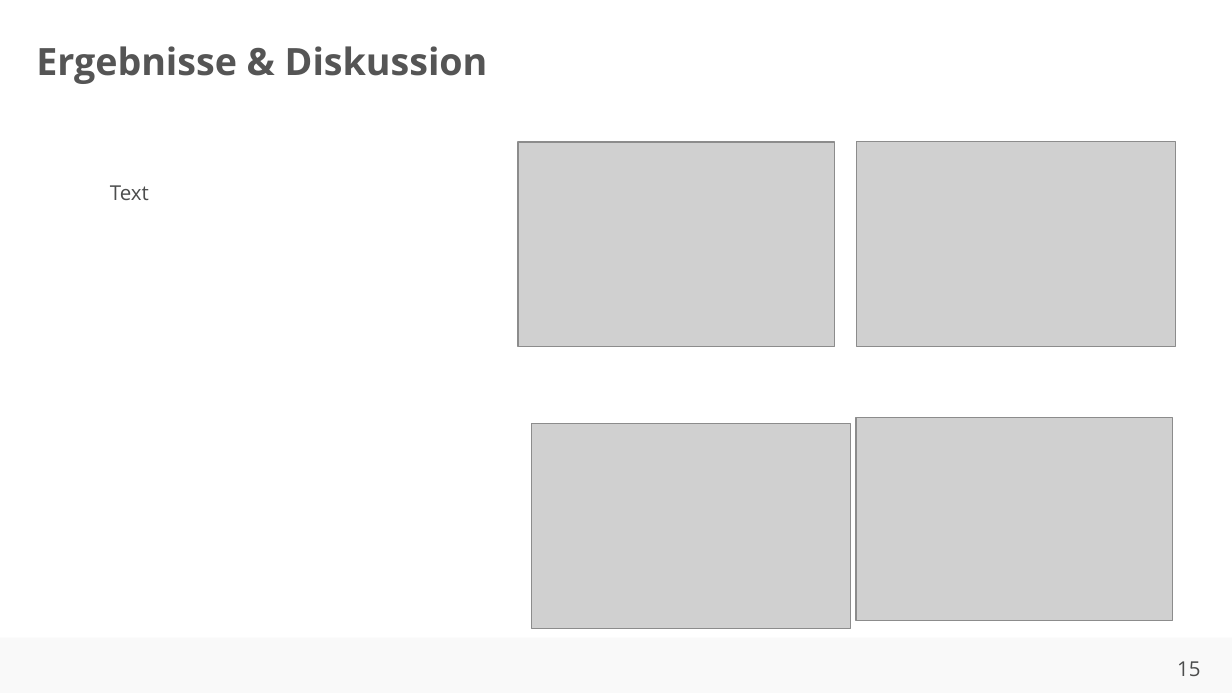
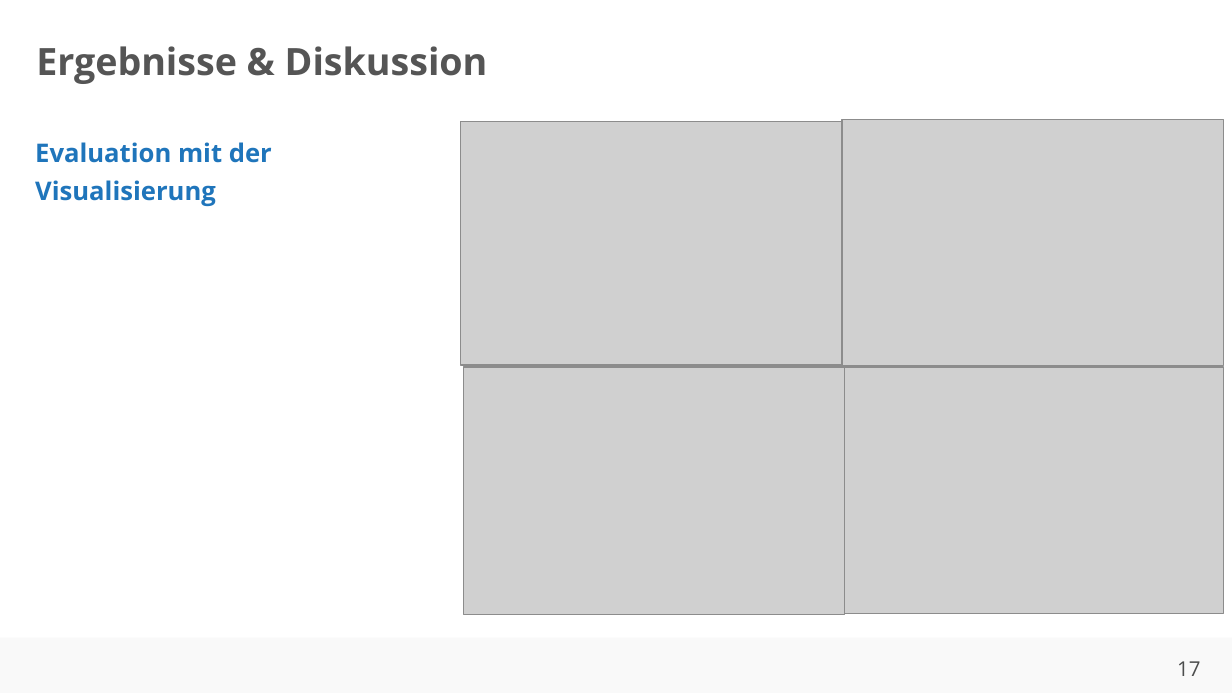
Before and after one commit to ahndavin/Abschlussarbeit_Bachelor, a slide deck: slide 17 of Kolloquium/Kolloquium.pptx (slide 15 before the commit). Drawn at 1232x693 pixels with LibreOffice and Linux fonts; fonts in the diff are those of the drawing; grey boxes stand for pictures; background and template pictures are left out. Boxes give left, top, right and bottom in pixels: in the first picture for what was removed or moved away, otherwise in the second. Text is boxed around its words. In the diff, an @@ line names an element or a change of style, - is before the commit and + after.

```diff
--- a/Kolloquium/Kolloquium.pptx
+++ b/Kolloquium/Kolloquium.pptx
@@ text added at (x1=35, y1=142, x2=272, y2=206), 15 pt, text #1F75BB, bold @@
+Evaluation mit der Visualisierung
@@ picture resized from (x1=519, y1=142, x2=835, y2=346) to (x1=461, y1=122, x2=841, y2=366) @@
@@ picture resized from (x1=856, y1=142, x2=1175, y2=346) to (x1=841, y1=120, x2=1222, y2=366) @@
@@ text removed at (x1=110, y1=185, x2=149, y2=200) @@
-Text
@@ picture resized from (x1=531, y1=424, x2=850, y2=628) to (x1=463, y1=367, x2=844, y2=615) @@
@@ picture resized from (x1=856, y1=418, x2=1173, y2=621) to (x1=841, y1=367, x2=1222, y2=614) @@
@@ page number at (x1=1177, y1=661, x2=1200, y2=676): text changed @@
-15
+17
```
Also in this commit, not shown: 6 other slides changed, 4 slides added, 2 slides removed, 1 other file.
